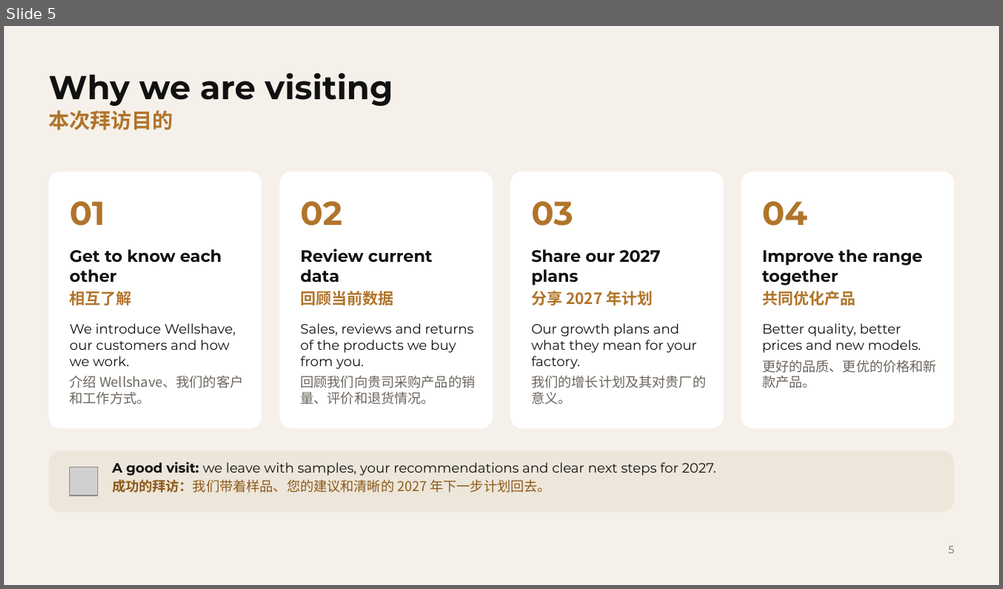
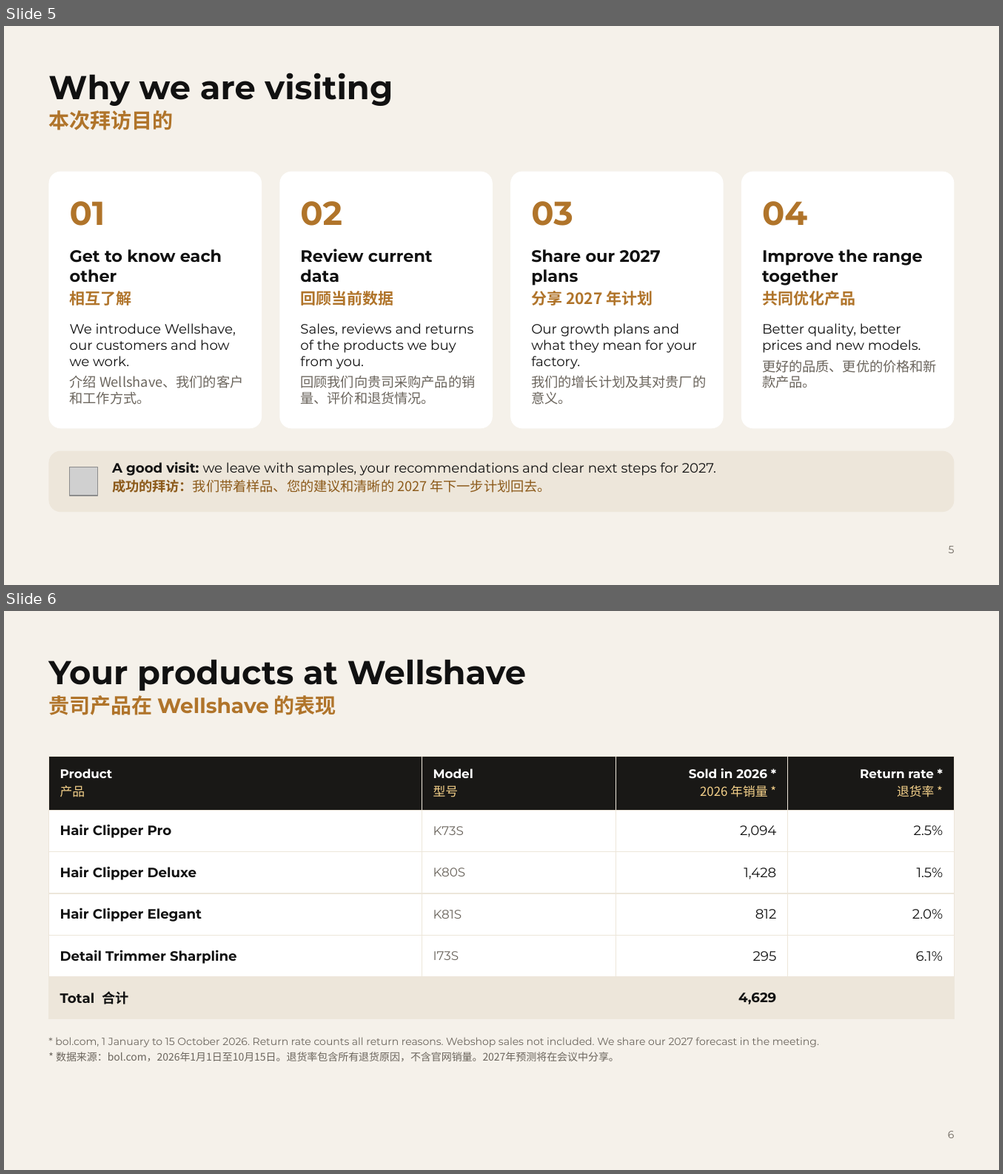
Before and after one commit to Wellshave/design, a slide deck: presentaties/fabrieksbezoek-china-2026/uitvoer/Wellshave_Factory_Visit_iClipper.pptx. Shown one above the other, each under a label of ours: slide 5 before the commit, slides 5 and 6 after it. The pictures are 1003x589 and 1003x1174 pixels, drawn with LibreOffice and Linux fonts; fonts in the diff are those of the drawing; grey boxes stand for pictures; background and template pictures are left out. Boxes give left, top, right and bottom in pixels: in the first picture for what was removed or moved away, otherwise in the second. Text is boxed around its words. In the diff, an @@ line names an element or a change of style, - is before the commit and + after.

```diff
--- a/presentaties/fabrieksbezoek-china-2026/uitvoer/Wellshave_Factory_Visit_iClipper.pptx
+++ b/presentaties/fabrieksbezoek-china-2026/uitvoer/Wellshave_Factory_Visit_iClipper.pptx
@@ slide 6 added at (x1=4, y1=611, x2=999, y2=1170), background #F5F1EA @@
@@ title added at (x1=48, y1=659, x2=526, y2=691), 32 pt, text #111111, bold @@
+Your products at Wellshave
@@ text added at (x1=48, y1=695, x2=336, y2=715), 20 pt, text #B0742A, bold @@
+贵司产品在 Wellshave 的表现
@@ table added at (x1=48, y1=757, x2=954, y2=1008), 6 rows, 4 columns @@
+Product / 产品 | Model / 型号 | Sold in 2026 * / 2026 年销量 * | Return rate * / 退货率 *
+Hair Clipper Pro | K73S | 2,094 | 2.5%
+Hair Clipper Deluxe | K80S | 1,428 | 1.5%
+Hair Clipper Elegant | K81S | 812 | 2.0%
+Detail Trimmer Sharpline | I73S | 295 | 6.1%
+Total 合计 |  | 4,629 | 
@@ text added at (x1=55, y1=1037, x2=819, y2=1062), 10 pt, text #6B655D @@
+* bol.com, 1 January to 15 October 2026. Return rate counts all return reasons. Webshop sales not included. We share our 2027 forecast in the meeting.
+* 数据来源：bol.com，2026年1月1日至10月15日。退货率包含所有退货原因，不含官网销量。2027年预测将在会议中分享。
@@ page number added at (x1=948, y1=1131, x2=954, y2=1139), 10 pt, text #6B655D @@
+6
```
Also in this commit, not shown: 3 slides changed, 1 other slide added, 1 slide removed, 8 other files.
